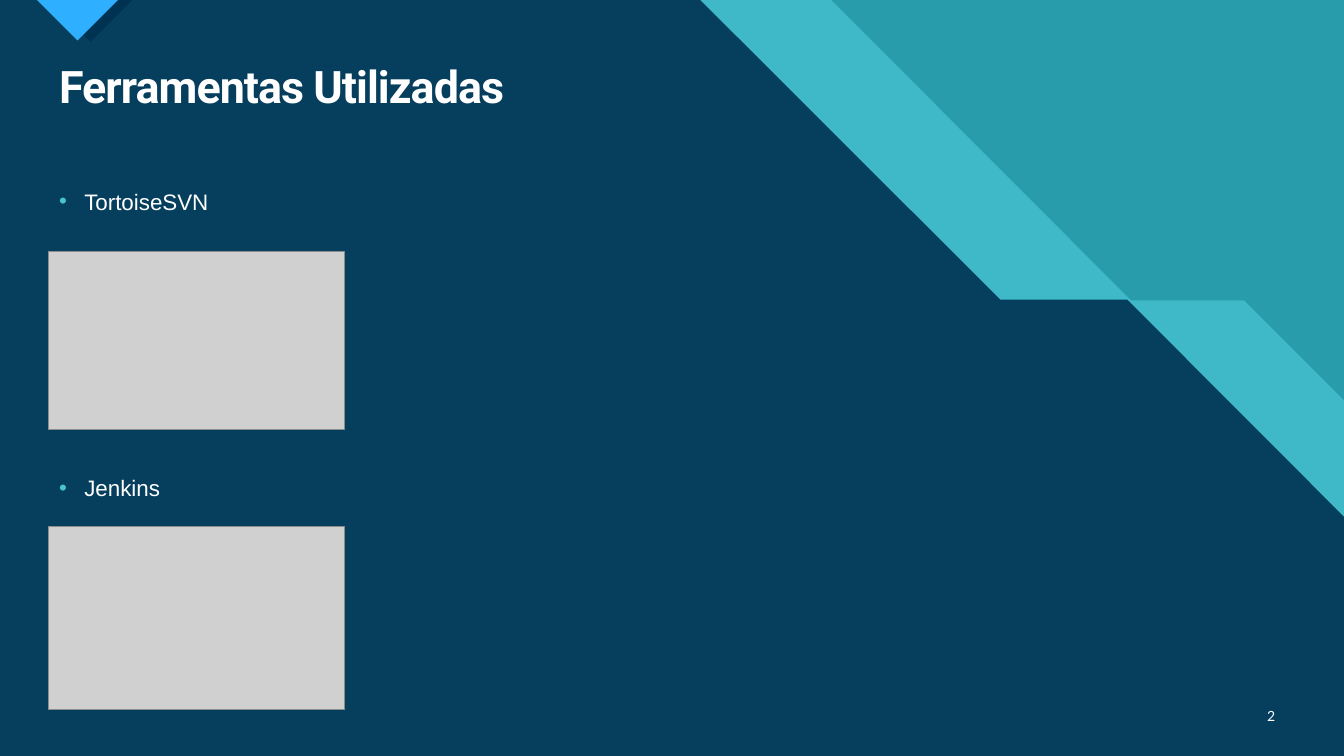
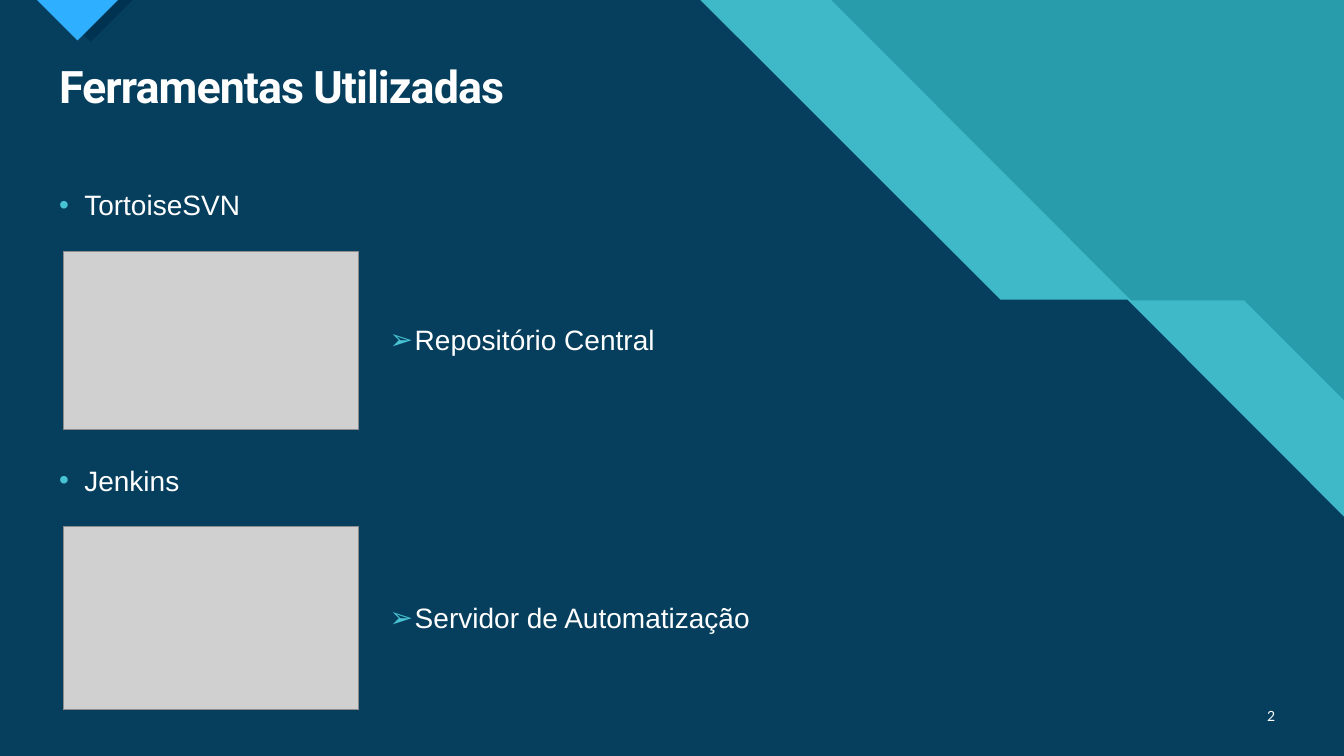
Before and after one commit to pedrocarrega/tese_mestrado_21-22, a slide deck: slide 2 of relatorio_preliminar/presentation.pptx. Drawn at 1344x756 pixels with LibreOffice and Linux fonts; fonts in the diff are those of the drawing; grey boxes stand for pictures. Boxes give left, top, right and bottom in pixels: in the first picture for what was removed or moved away, otherwise in the second. Text is boxed around its words. In the diff, an @@ line names an element or a change of style, - is before the commit and + after.

```diff
--- a/relatorio_preliminar/presentation.pptx
+++ b/relatorio_preliminar/presentation.pptx
@@ text "TortoiseSVN" at (x1=84, y1=194, x2=240, y2=492): size 16 to 20 pt @@
@@ picture moved from (x1=48, y1=252, x2=345, y2=430) to (x1=64, y1=252, x2=360, y2=430) @@
@@ text added at (x1=415, y1=329, x2=654, y2=356), 20 pt, text #FFFFFF @@
+➢ Repositório Central
@@ picture moved from (x1=48, y1=527, x2=345, y2=711) to (x1=64, y1=527, x2=360, y2=711) @@
@@ text added at (x1=415, y1=607, x2=749, y2=633), 20 pt, text #FFFFFF @@
+➢ Servidor de Automatização
```
Also in this commit, not shown: 6 other slides changed, 2 slides added, 2 slides removed.
